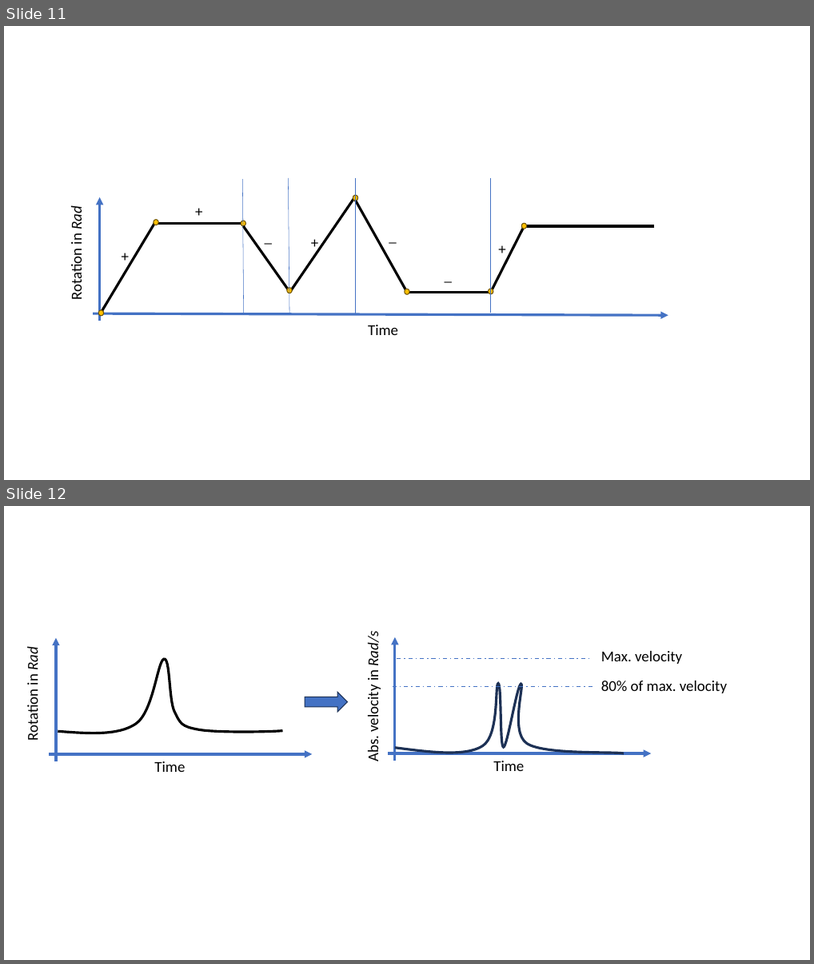
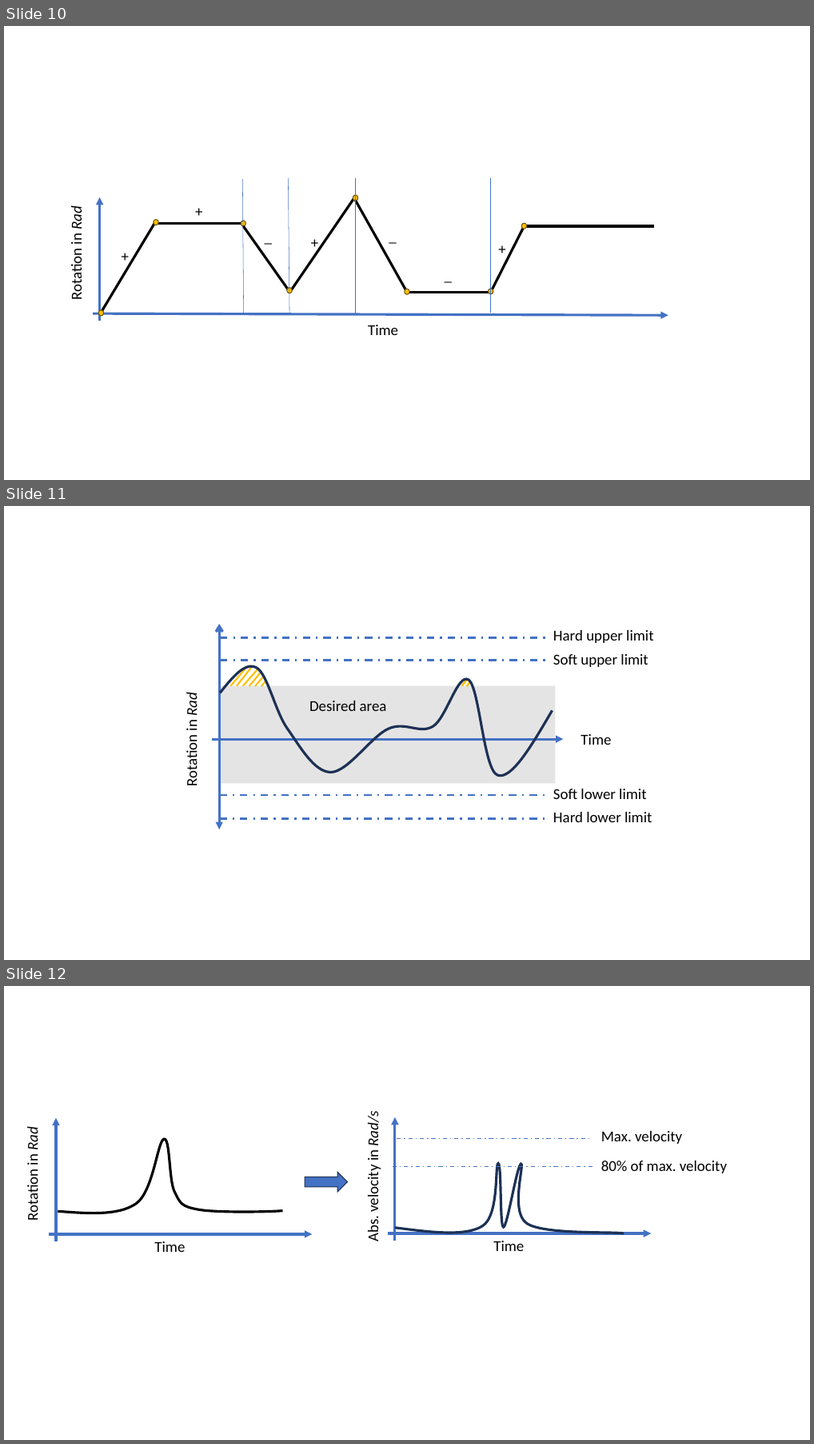
Before and after one commit to JanNalivaika/MASTERS-THESIS, a slide deck: Latex/figures/images.pptx. Shown one above the other, each under a label of ours: slides 11 and 12 before the commit, slides 10, 11 and 12 after it. The pictures are 814x964 and 814x1444 pixels, drawn with LibreOffice and Linux fonts; fonts in the diff are those of the drawing. Boxes give left, top, right and bottom in pixels: in the first picture for what was removed or moved away, otherwise in the second. Text is boxed around its words. In the diff, an @@ line names an element or a change of style, - is before the commit and + after.

```diff
--- a/Latex/figures/images.pptx
+++ b/Latex/figures/images.pptx
@@ slide 11 added at (x1=4, y1=506, x2=810, y2=960), background #FFFFFF @@
@@ double arrow added from (219, 829) to (219, 624), #4472C4 3 pt @@
@@ line added from (220, 637) to (549, 637), #4472C4 2.25 pt dashed @@
@@ text added at (x1=554, y1=630, x2=654, y2=643), 18 pt, text #000000 @@
+Hard upper limit
@@ freeform shape added at (x1=220, y1=666, x2=553, y2=776), outline #1E3256 3 pt @@
@@ line added from (220, 660) to (549, 660), #4472C4 2.25 pt dashed @@
@@ line added from (231, 686) to (245, 669), #FFC000 2 pt @@
@@ line added from (237, 686) to (252, 666), #FFC000 2 pt @@
@@ line added from (243, 686) to (258, 670), #FFC000 2 pt @@
@@ line added from (249, 686) to (262, 671), #FFC000 2 pt @@
@@ text added at (x1=554, y1=654, x2=648, y2=667), 18 pt, text #000000 @@
+Soft upper limit
@@ text added at (x1=182, y1=695, x2=201, y2=784), 18 pt, text #000000 @@
+Rotation in Rad
@@ rectangle added at (x1=219, y1=686, x2=556, y2=783), fill #D0CECE at 54% opacity @@
@@ line added from (255, 686) to (263, 676), #FFC000 2 pt @@
@@ line added from (262, 686) to (266, 680), #FFC000 2 pt @@
@@ line added from (462, 686) to (466, 680), #FFC000 2.25 pt @@
@@ line added from (466, 686) to (470, 682), #FFC000 2.25 pt @@
@@ text added at (x1=310, y1=700, x2=387, y2=711), 18 pt, text #000000 @@
+Desired area
@@ arrow added from (212, 739) to (563, 739), #4472C4 3 pt @@
@@ text added at (x1=581, y1=734, x2=611, y2=744), 18 pt, text #000000 @@
+Time
@@ text added at (x1=554, y1=788, x2=646, y2=799), 18 pt, text #000000 @@
+Soft lower limit
@@ line added from (219, 795) to (548, 795), #4472C4 2.25 pt dashed @@
@@ text added at (x1=554, y1=812, x2=652, y2=822), 18 pt, text #000000 @@
+Hard lower limit
@@ line added from (219, 819) to (548, 819), #4472C4 2.25 pt dashed @@
@@ what was slide 11 is now slide 10 @@
```
Also in this commit, not shown: 1 slide changed, 1 other slide added, 1 slide removed, 21 other files.
